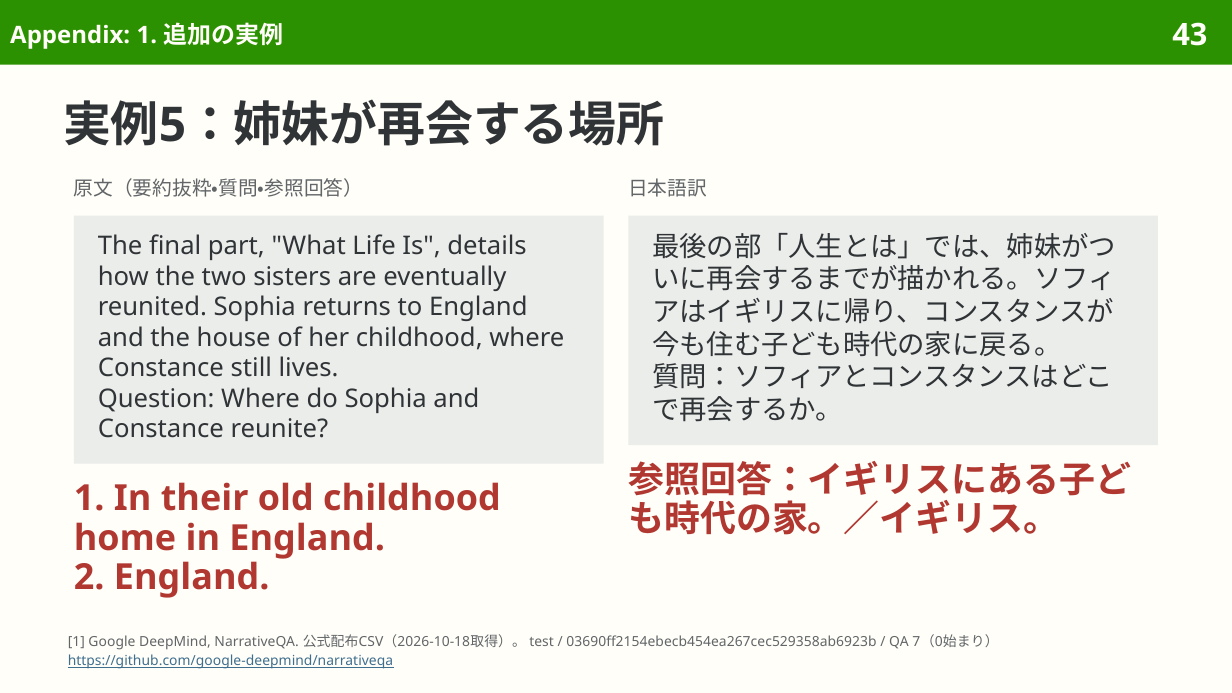
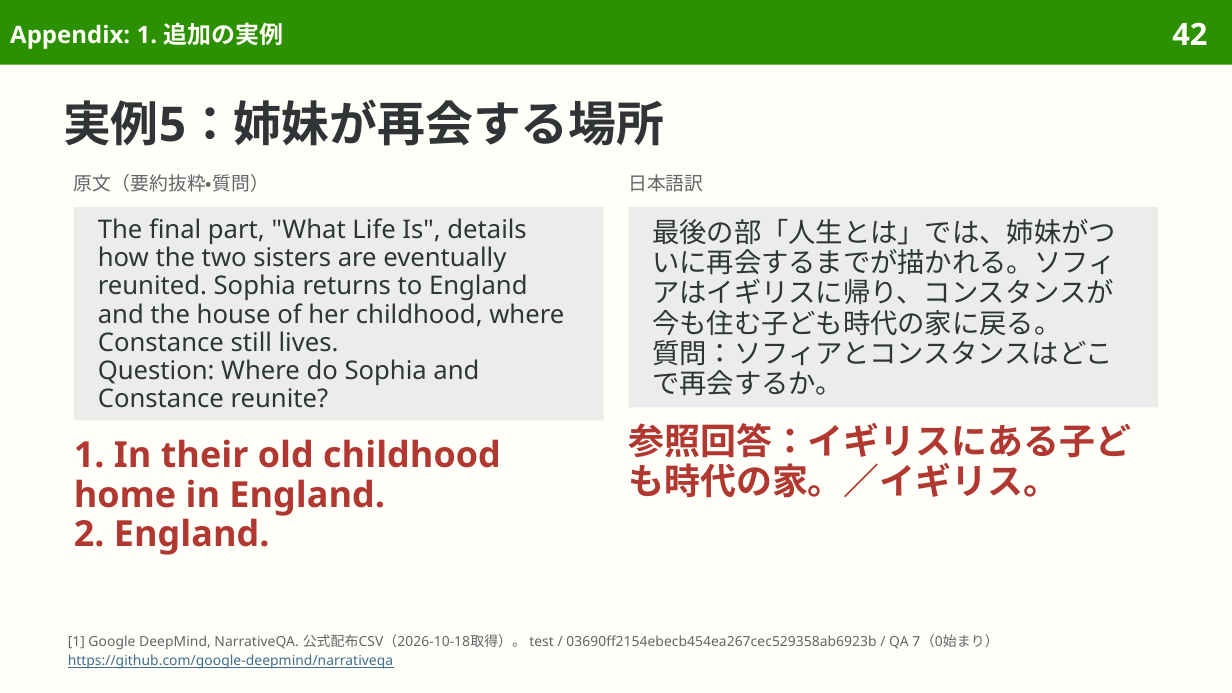
Before and after one commit to sasakiy84/datasets-in-10-minutes, a slide deck: slide 42 of slides/datasets-in-10-minutes-narrativeqa.pptx (slide 43 before the commit). Drawn at 1232x693 pixels with LibreOffice and Linux fonts; fonts in the diff are those of the drawing. Boxes give left, top, right and bottom in pixels: in the first picture for what was removed or moved away, otherwise in the second. Text is boxed around its words. In the diff, an @@ line names an element or a change of style, - is before the commit and + after.

```diff
--- a/slides/datasets-in-10-minutes-narrativeqa.pptx
+++ b/slides/datasets-in-10-minutes-narrativeqa.pptx
@@ page number at (1172,22,1207,45): text changed @@
-43
+42
@@ text at (74,174,269,192): text changed; size 11.5 to 11 pt @@
-原文（要約抜粋・質問・参照回答）
+原文（要約抜粋・質問）
@@ text "日本語訳" at (628,174,703,192): size 11.5 to 11 pt; line spacing 13.4pt to 12.9pt @@
@@ rectangle "The final part, "What Life ...": place and size @@
-rectangle "The final part, "What Life ..." at (74,216,604,463)
+rectangle "The final part, "What Life ..." at (74,207,604,420)
@@ rectangle "The final part, "What Life ..." at (74,207,604,420): line spacing 17.8pt to 16.5pt @@
@@ rectangle "最後の部「人生とは」では、姉妹がついに再会するまでが描かれる。ソフィアはイギリスに帰り、コンスタンスが今も住む子ども時代 ...": place and size @@
-rectangle "最後の部「人生とは」では、姉妹がついに再会するまでが描かれる。ソフィアはイギリスに帰り、コンスタンスが今も住む子ども時代 ..." at (628,216,1158,445)
+rectangle "最後の部「人生とは」では、姉妹がついに再会するまでが描かれる。ソフィアはイギリスに帰り、コンスタンスが今も住む子ども時代 ..." at (628,207,1158,408)
@@ rectangle "最後の部「人生とは」では、姉妹がついに再会するまでが描かれる。ソフィアはイギリスに帰り、コンスタンスが今も住む子ども時代 ..." at (628,207,1158,408): line spacing 19pt to 17.6pt @@
@@ text "1. In their old childhood ...": place and size @@
-text "1. In their old childhood ..." at (74,482,501,598)
+text "1. In their old childhood ..." at (74,439,501,555)
@@ text "参照回答：イギリスにある子ども時代の家。／イギリス。": place and size @@
-text "参照回答：イギリスにある子ども時代の家。／イギリス。" at (628,461,1131,535)
+text "参照回答：イギリスにある子ども時代の家。／イギリス。" at (628,423,1131,498)
```
Also in this commit, not shown: 18 other slides changed, 3 slides removed, 21 other files.
